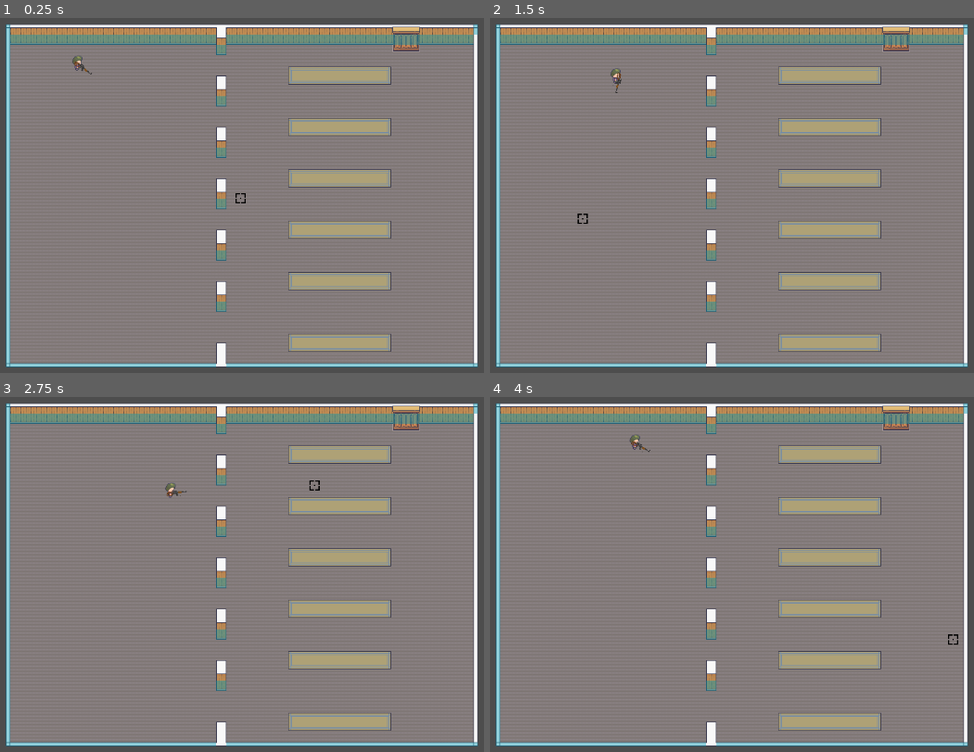
Above: before the commit, frames 1-4 (two rows, left to right).
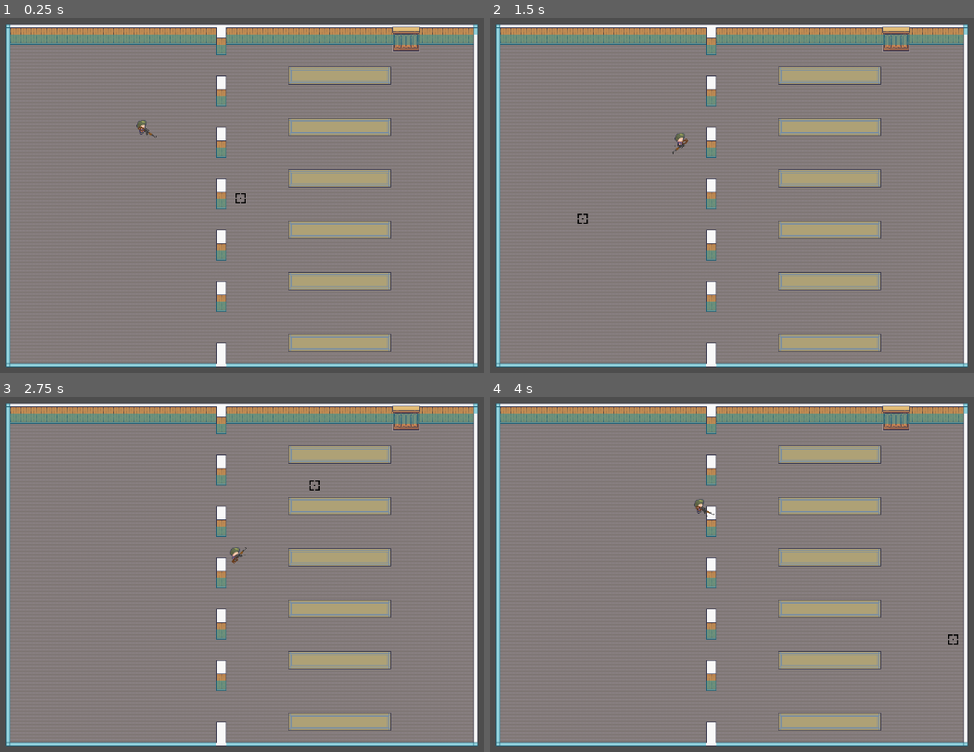
Above: after the commit, the same moments.

Repository: 123qq1/stealth_roguelike
Game: Godot game, scene res://scenes/test.tscn
Same seed, same stepped clock (60 frames per second), same inputs: the game is played once before the commit and once after it.
Inputs (mouse positions are in pixels of both pictures, inside the frame that each line leads up to):
- Up to frame 1 (0.25 s): no input
- Up to frame 2 (1.5 s): tap Enter at 0.5 s; move the mouse to (891, 177) at 0.52 s; hold D (move_right) 0.53-1.28 s; move the mouse to (581, 220) at 1.27 s; hold S (move_down) from 1.28 s (still down)
- Up to frame 3 (2.75 s): move the mouse to (314, 485) at 2.02 s; release S (move_down) at 2.03 s; hold D (move_right) from 2.03 s (still down)
- Up to frame 4 (4 s): move the mouse to (693, 659) at 2.77 s; release D (move_right) at 2.78 s; hold W (move_up) 2.78-3.53 s; tap Space at 3.5 s; move the mouse to (954, 638) at 3.52 s; hold A (move_left) from 3.53 s (still down)

The runs differ from the first frame. In frame 1, 0.2% of the frame differs, in the area x 14-33%, y 10-34%; in frame 2, 0.2%, in the area x 24-41%, y 14-39%; in frame 3, 0.2%; in frame 4, 0.2%.

Commit message:
Player Spawner
Added generic spawner script which spawns the player in the main scene

Diff:
--- /dev/null
+++ b/scenes/character.tscn
@@ -0,0 +1,48 @@
+[gd_scene load_steps=9 format=3 uid="uid://dsu36ga734wyr"]
+
+[ext_resource type="Script" path="res://scripts/char_movement.gd" id="1_d06i1"]
+[ext_resource type="Texture2D" uid="uid://c8bpvkade35d1" path="res://sprites/Adam_idle_16x16.png" id="2_dpg0k"]
+[ext_resource type="Script" path="res://scripts/look_at.gd" id="3_17mhq"]
+[ext_resource type="Texture2D" uid="uid://sduuqypx2bl" path="res://sprites/MBG Weapon Pack (2).png" id="4_jen8u"]
+[ext_resource type="Script" path="res://scripts/weapon.gd" id="5_urdcd"]
+[ext_resource type="Script" path="res://scripts/follow_mouse.gd" id="6_fubyk"]
+[ext_resource type="Texture2D" uid="uid://dym2bkqrhmu7a" path="res://sprites/Sights-black.png" id="7_gtpqq"]
+
+[sub_resource type="RectangleShape2D" id="RectangleShape2D_4oikc"]
+
+[node name="CharacterBody2D" type="CharacterBody2D"]
+position = Vector2(120, 60)
+script = ExtResource("1_d06i1")
+
+[node name="CollisionShape2D" type="CollisionShape2D" parent="."]
+position = Vector2(0, 8)
+scale = Vector2(0.8, 0.4)
+shape = SubResource("RectangleShape2D_4oikc")
+
+[node name="PlayerSprite" type="Sprite2D" parent="."]
+texture_filter = 1
+texture = ExtResource("2_dpg0k")
+region_enabled = true
+region_rect = Rect2(0, 8, 16, 24)
+
+[node name="Hand" type="Node2D" parent="." node_paths=PackedStringArray("other")]
+position = Vector2(4, 6)
+script = ExtResource("3_17mhq")
+other = NodePath("../Mouse")
+
+[node name="GunSprite" type="Sprite2D" parent="Hand"]
+texture_filter = 1
+position = Vector2(5, 0)
+texture = ExtResource("4_jen8u")
+region_enabled = true
+region_rect = Rect2(0, 30, 32, 10)
+script = ExtResource("5_urdcd")
+
+[node name="Mouse" type="Node2D" parent="."]
+script = ExtResource("6_fubyk")
+
+[node name="Sprite2D" type="Sprite2D" parent="Mouse"]
+texture_filter = 1
+texture = ExtResource("7_gtpqq")
+region_enabled = true
+region_rect = Rect2(32, 64, 16, 16)
--- a/scenes/test.tscn
+++ b/scenes/test.tscn
@@ -1,14 +1,9 @@
-[gd_scene load_steps=14 format=3 uid="uid://bi0opxecoa83r"]
+[gd_scene load_steps=8 format=3 uid="uid://bi0opxecoa83r"]
 
 [ext_resource type="Texture2D" uid="uid://cdl7rpc1uoddv" path="res://tile_sets/Interiors_free_16x16.png" id="3_8wnqr"]
-[ext_resource type="Script" path="res://scripts/char_movement.gd" id="3_o0q3c"]
-[ext_resource type="Texture2D" uid="uid://c8bpvkade35d1" path="res://sprites/Adam_idle_16x16.png" id="4_mxlpy"]
 [ext_resource type="Texture2D" uid="uid://rmn3an0k8y1v" path="res://tile_sets/Room_Builder_free_16x16.png" id="4_puak2"]
-[ext_resource type="Texture2D" uid="uid://sduuqypx2bl" path="res://sprites/MBG Weapon Pack (2).png" id="5_kw5ee"]
-[ext_resource type="Script" path="res://scripts/look_at.gd" id="5_wq1rw"]
-[ext_resource type="Texture2D" uid="uid://dym2bkqrhmu7a" path="res://sprites/Sights-black.png" id="6_utj05"]
-[ext_resource type="Script" path="res://scripts/follow_mouse.gd" id="6_yo6et"]
-[ext_resource type="Script" path="res://scripts/weapon.gd" id="7_qn7cq"]
+[ext_resource type="Script" path="res://scripts/spawn_on_ready.gd" id="5_2qgit"]
+[ext_resource type="PackedScene" uid="uid://dsu36ga734wyr" path="res://scenes/character.tscn" id="6_ot6m0"]
 
 [sub_resource type="TileSetAtlasSource" id="TileSetAtlasSource_af3we"]
 texture = ExtResource("3_8wnqr")
@@ -4088,8 +4083,6 @@
 sources/2 = SubResource("TileSetAtlasSource_af3we")
 sources/3 = SubResource("TileSetAtlasSource_qdolk")
 
-[sub_resource type="RectangleShape2D" id="RectangleShape2D_4oikc"]
-
 [node name="Node2D" type="Node2D"]
 
 [node name="TileMap" type="TileMap" parent="."]
@@ -4108,42 +4101,10 @@
 layer_1/tile_data = PackedInt32Array(262172, 196610, 42, 262173, 262146, 42, 262174, 262146, 42, 262175, 262146, 42, 26 …(2542 unchanged characters)…
 metadata/_edit_group_ = true
 
-[node name="CharacterBody2D" type="CharacterBody2D" parent="."]
-position = Vector2(120, 60)
-script = ExtResource("3_o0q3c")
-
-[node name="CollisionShape2D" type="CollisionShape2D" parent="CharacterBody2D"]
-position = Vector2(0, 8)
-scale = Vector2(0.8, 0.4)
-shape = SubResource("RectangleShape2D_4oikc")
-
-[node name="PlayerSprite" type="Sprite2D" parent="CharacterBody2D"]
-texture_filter = 1
-texture = ExtResource("4_mxlpy")
-region_enabled = true
-region_rect = Rect2(0, 8, 16, 24)
-
-[node name="Hand" type="Node2D" parent="CharacterBody2D" node_paths=PackedStringArray("other")]
-position = Vector2(4, 6)
-script = ExtResource("5_wq1rw")
-other = NodePath("../../Mouse")
-
-[node name="GunSprite" type="Sprite2D" parent="CharacterBody2D/Hand"]
-texture_filter = 1
-position = Vector2(5, 0)
-texture = ExtResource("5_kw5ee")
-region_enabled = true
-region_rect = Rect2(0, 30, 32, 10)
-script = ExtResource("7_qn7cq")
-
 [node name="Camera2D" type="Camera2D" parent="."]
 position = Vector2(374, 271)
 
-[node name="Mouse" type="Node2D" parent="."]
-script = ExtResource("6_yo6et")
-
-[node name="Sprite2D" type="Sprite2D" parent="Mouse"]
-texture_filter = 1
-texture = ExtResource("6_utj05")
-region_enabled = true
-region_rect = Rect2(32, 64, 16, 16)
+[node name="PlayerSpawn" type="Node2D" parent="."]
+position = Vector2(100, 100)
+script = ExtResource("5_2qgit")
+spawn_scene = ExtResource("6_ot6m0")
--- a/scripts/follow_mouse.gd
+++ b/scripts/follow_mouse.gd
@@ -2,4 +2,4 @@
 
 
 func _process(_delta):
-	position = get_global_mouse_position()
+	global_position = get_global_mouse_position()
--- a/scripts/look_at.gd
+++ b/scripts/look_at.gd
@@ -4,4 +4,4 @@
 
 # Called every frame. 'delta' is the elapsed time since the previous frame.
 func _process(_delta):
-	look_at(other.position)
+	look_at(other.global_position)
--- /dev/null
+++ b/scripts/spawn_on_ready.gd
@@ -0,0 +1,8 @@
+extends Node2D
+
+@export var spawn_scene : PackedScene
+
+func _ready():
+	var spawn = spawn_scene.instantiate()
+
+	add_child(spawn)
--- a/scripts/weapon.gd
+++ b/scripts/weapon.gd
@@ -6,3 +6,5 @@
 var fire_rate = 1.0
 var use_mag = true
 var damage = 1.0
+var accuracy = 45
+var stability = 1
